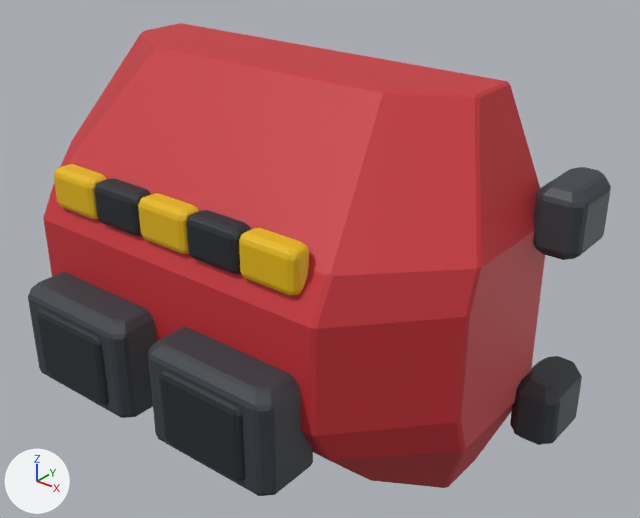
The FBX model Assets/Resources/ClamshellMeshes/ShoulderBack_Set05_Afterburn.fbx: old version first, new version second.
The view is the same before and after, from a camera (50 mm lens) standing at (0.471, -0.594, 0.343) and looking at (0.045, -0.061, 0.013). The lights are fixed; the arrows at lower left show +X, +Y and +Z. The picture after the commit comes second. Where no turn or scale is listed for an object, it has been applied to the vertices.

Names of what the first picture shows: 'ShoulderBack_Set05_Afterburn'.
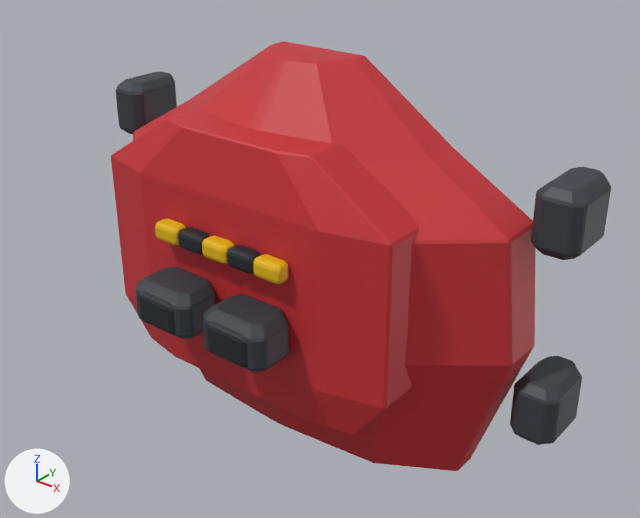
Boxes [x1, y1, x2, y2] around the edits, measured in the pictures (640 x 518 px; the box of a moved part takes in the faces that stretch with it):
'ShoulderBack_Set05_Afterburn', reshaped (14% narrower, 9% shorter): before [28, 23, 611, 496]; after [111, 41, 611, 471]
part 1 of me_shoulderback_set05_afterburn_001, moved or reshaped: before [94, 178, 151, 236]; after [155, 219, 186, 245]
part 2 of me_shoulderback_set05_afterburn_001, moved or reshaped: before [138, 193, 199, 254]; after [178, 227, 210, 254]
part 3 of me_shoulderback_set05_afterburn_001, moved or reshaped: before [186, 210, 251, 274]; after [202, 236, 235, 264]
part 4 of me_shoulderback_set05_afterburn_001, moved or reshaped: before [239, 228, 309, 296]; after [227, 245, 261, 274]
part 5 of me_shoulderback_set05_afterburn_001, added (yellow): after [253, 254, 288, 284]
part 6 of me_shoulderback_set05_afterburn_001, rebuilt (20% narrower, 8% shorter): before [43, 23, 545, 488]; after [133, 41, 535, 471]
part 7 of me_shoulderback_set05_afterburn_001, added: after [136, 267, 215, 339]
part 8 of me_shoulderback_set05_afterburn_001, added (black): after [138, 291, 176, 334]
part 9 of me_shoulderback_set05_afterburn_001, added: after [203, 294, 289, 372]
part 10 of me_shoulderback_set05_afterburn_001, added (black): after [206, 321, 248, 368]
part 11 of me_shoulderback_set05_afterburn_001, added (red): after [111, 108, 420, 435]
part 12 of me_shoulderback_set05_afterburn_001, deleted (yellow): before [54, 164, 107, 219]
part 13 of me_shoulderback_set05_afterburn_001, deleted (black): before [36, 308, 109, 404]
part 14 of me_shoulderback_set05_afterburn_001, deleted (black): before [159, 370, 245, 480]
part 15 of me_shoulderback_set05_afterburn_001, moved or reshaped (not visible before): after [116, 71, 177, 134]
part 16 of me_shoulderback_set05_afterburn_001, moved or reshaped: [510, 167, 611, 445] in both
part 17 of me_shoulderback_set05_afterburn_001, deleted: before [28, 272, 313, 496]

Patch to the scene script:
```diff
--- a/Assets/Resources/ClamshellMeshes/ShoulderBack_Set05_Afterburn.fbx.py
+++ b/Assets/Resources/ClamshellMeshes/ShoulderBack_Set05_Afterburn.fbx.py
@@ me_shoulderback_set05_afterburn_001 @@
-me_shoulderback_set05_afterburn_001.from_pydata(...)  # 1176 vertices, 1226 faces; spans x -0.255..0.255, y -0.24..0.03, z -0.175..0.175
+me_shoulderback_set05_afterburn_001.from_pydata(...)  # 1226 vertices, 1276 faces; spans x -0.255..0.255, y -0.176..0.03, z -0.175..0.175
+# me_shoulderback_set05_afterburn_001 part 1: the loose piece of 84 vertices spanning x -0.079..-0.026, y -0.196..-0.176, z 0.058..0.093 is scaled about its middle by (0.511, 0.728, 0.429), then moved by (-0.004, 0.05, -0.04), in mat_hazard (yellow #e6b800)
+# me_shoulderback_set05_afterburn_001 part 2: the loose piece of 84 vertices spanning x -0.027..0.027, y -0.196..-0.176, z 0.058..0.093 is scaled about its middle by (0.511, 0.728, 0.429), then moved by (-0.028, 0.05, -0.04), in mat_dark (black #23272d)
+# me_shoulderback_set05_afterburn_001 part 3: the loose piece of 84 vertices spanning x 0.026..0.079, y -0.196..-0.176, z 0.058..0.093 is scaled about its middle by (0.511, 0.728, 0.429), then moved by (-0.052, 0.05, -0.04), in mat_hazard (yellow #e6b800)
+# me_shoulderback_set05_afterburn_001 part 4: the loose piece of 84 vertices spanning x 0.078..0.131, y -0.196..-0.176, z 0.058..0.093 is scaled about its middle by (0.511, 0.728, 0.429), then moved by (-0.076, 0.05, -0.04), in mat_dark (black #23272d)
+# me_shoulderback_set05_afterburn_001 part 5: the loose piece of 84 vertices spanning x 0.026..0.079, y -0.196..-0.176, z 0.058..0.093 is copied, and the copy is scaled about its middle by (0.511, 0.728, 0.429), then moved by (0.004, 0.05, -0.04), in mat_hazard (yellow #e6b800); it spans x 0.042..0.071, y -0.144..-0.13, z 0.027..0.044
+# me_shoulderback_set05_afterburn_001 part 6: the loose piece of 84 vertices spanning x -0.22..0.22, y -0.198..0.0, z -0.175..0.175 is rebuilt with 78 vertices and now spans x -0.22..0.22, y -0.126..0.0, z -0.175..0.175
+# me_shoulderback_set05_afterburn_001 part 7: a new loose piece of 84 vertices spanning x -0.074..-0.007, y -0.173..-0.13, z -0.043..0.0, in mat_frame (dark grey #3a3f45)
+# me_shoulderback_set05_afterburn_001 part 8: a new loose piece of 84 vertices spanning x -0.063..-0.018, y -0.176..-0.13, z -0.037..-0.006, in mat_dark (black #23272d)
+# me_shoulderback_set05_afterburn_001 part 9: a new loose piece of 84 vertices spanning x 0.007..0.074, y -0.173..-0.13, z -0.043..0.0, in mat_frame (dark grey #3a3f45)
+# me_shoulderback_set05_afterburn_001 part 10: a new loose piece of 84 vertices spanning x 0.018..0.063, y -0.176..-0.13, z -0.037..-0.006, in mat_dark (black #23272d)
+# me_shoulderback_set05_afterburn_001 part 11: a new loose piece of 56 vertices spanning x -0.154..0.154, y -0.13..-0.054, z -0.105..0.126, in mat_shell (red #c83038)
+# me_shoulderback_set05_afterburn_001 part 12: the loose piece of 84 vertices spanning x -0.131..-0.078, y -0.196..-0.176, z 0.058..0.093 is deleted
+# me_shoulderback_set05_afterburn_001 part 13: the loose piece of 84 vertices spanning x -0.117..-0.033, y -0.24..-0.176, z -0.078..-0.013 is deleted
+# me_shoulderback_set05_afterburn_001 part 14: the loose piece of 84 vertices spanning x 0.033..0.117, y -0.24..-0.176, z -0.078..-0.013 is deleted
+# me_shoulderback_set05_afterburn_001 part 15: 16 vertices moved within x -0.248..-0.222, y 0.021..0.03, z -0.111..0.111; 88 vertices removed from x -0.254..-0.216, y -0.028..0.028, z -0.112..0.112; 88 vertices added at x -0.254..-0.216, y -0.029..0.029, z -0.112..0.112
+# me_shoulderback_set05_afterburn_001 part 16: 16 vertices moved within x 0.222..0.248, y 0.021..0.03, z -0.111..0.111; 88 vertices removed from x 0.216..0.254, y -0.028..0.028, z -0.112..0.112; 88 vertices added at x 0.216..0.254, y -0.029..0.029, z -0.112..0.112
+# me_shoulderback_set05_afterburn_001 part 17: 168 vertices removed from x -0.137..0.137, y -0.236..-0.176, z -0.091..0.0
 me_shoulderback_set05_afterburn_001.materials.append(mat_shell)
```
